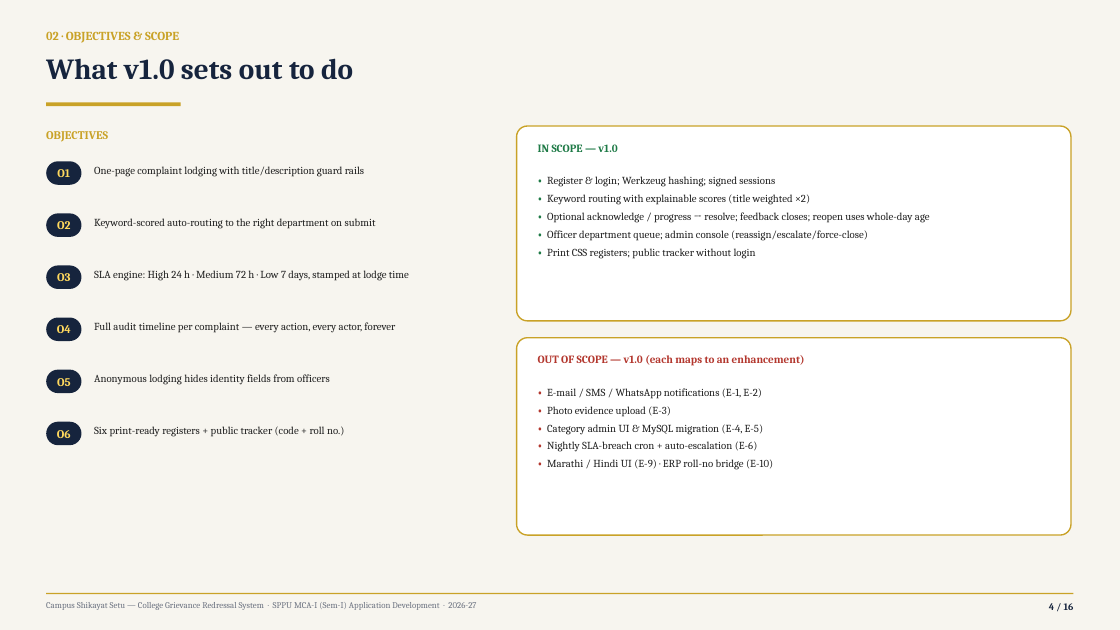
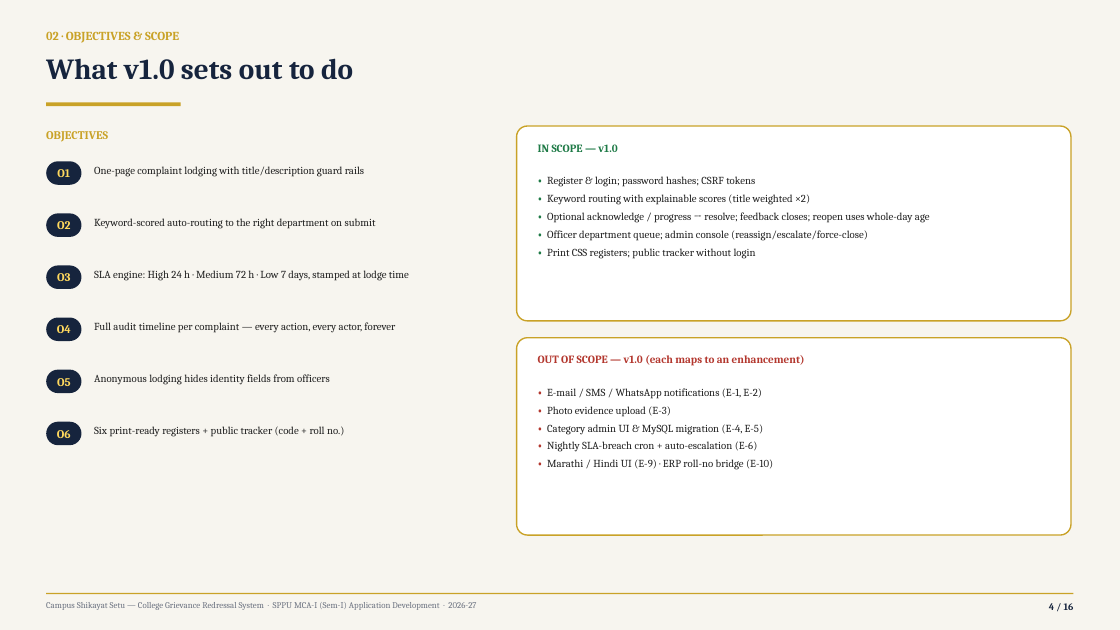
Before and after one commit to Yashwant-git392/Yashwant-git392, a slide deck: slide 4 of shikayat-setu/presentation/CampusShikayatSetu_MCA-Mini-Project_Review.pptx. Drawn at 1120x630 pixels with LibreOffice and Linux fonts; fonts in the diff are those of the drawing. Boxes give left, top, right and bottom in pixels: in the first picture for what was removed or moved away, otherwise in the second. Text is boxed around its words. In the diff, an @@ line names an element or a change of style, - is before the commit and + after.

Commit message:
Harden CSRF protection and database cleanup

```diff
--- a/shikayat-setu/presentation/CampusShikayatSetu_MCA-Mini-Project_Review.pptx
+++ b/shikayat-setu/presentation/CampusShikayatSetu_MCA-Mini-Project_Review.pptx
@@ text at (x1=547, y1=176, x2=755, y2=187): text changed @@
-• Register & login; Werkzeug hashing; signed sessions
+• Register & login; password hashes; CSRF tokens
```
Also in this commit, not shown: 3 other slides changed, 29 other files.
